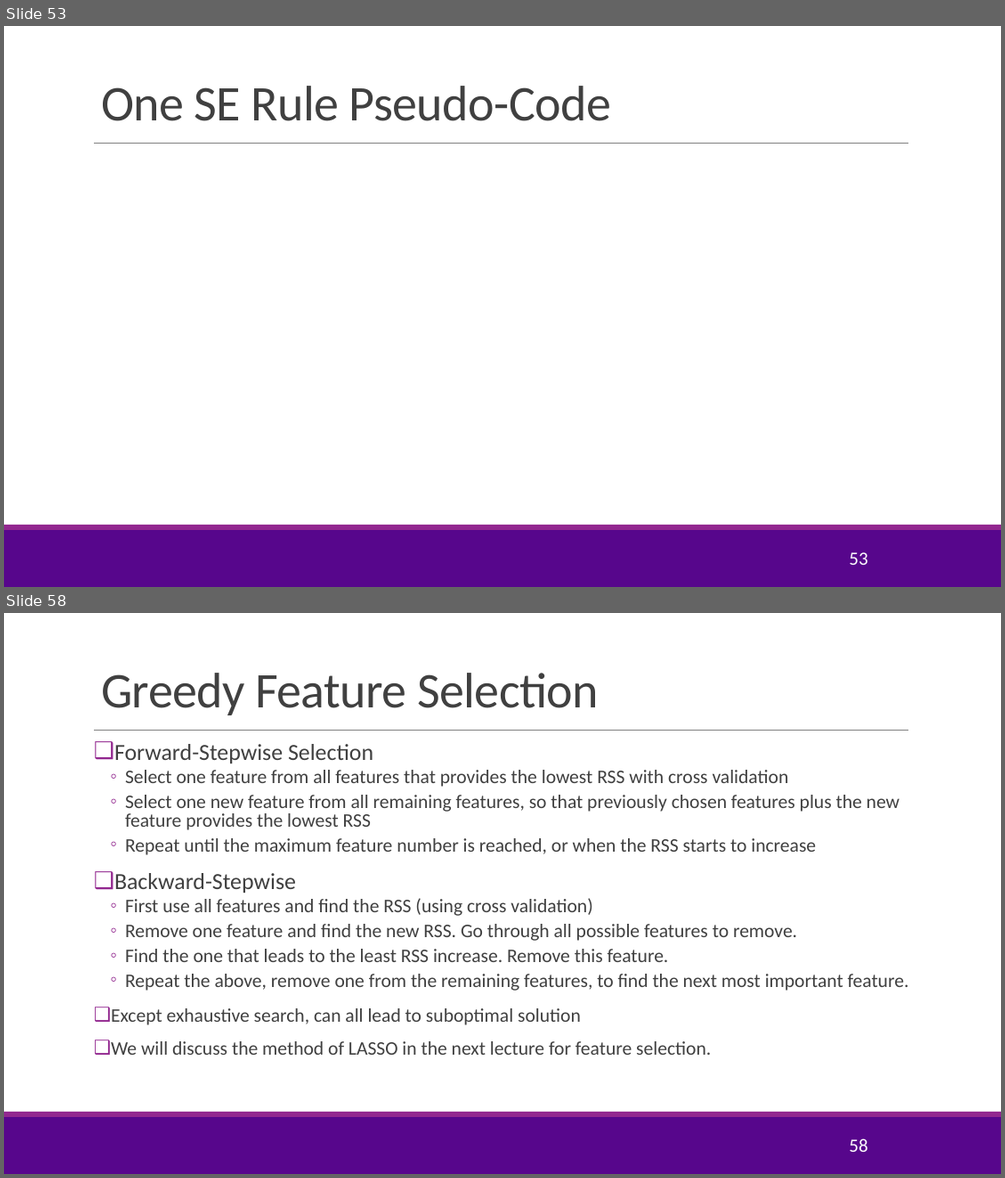
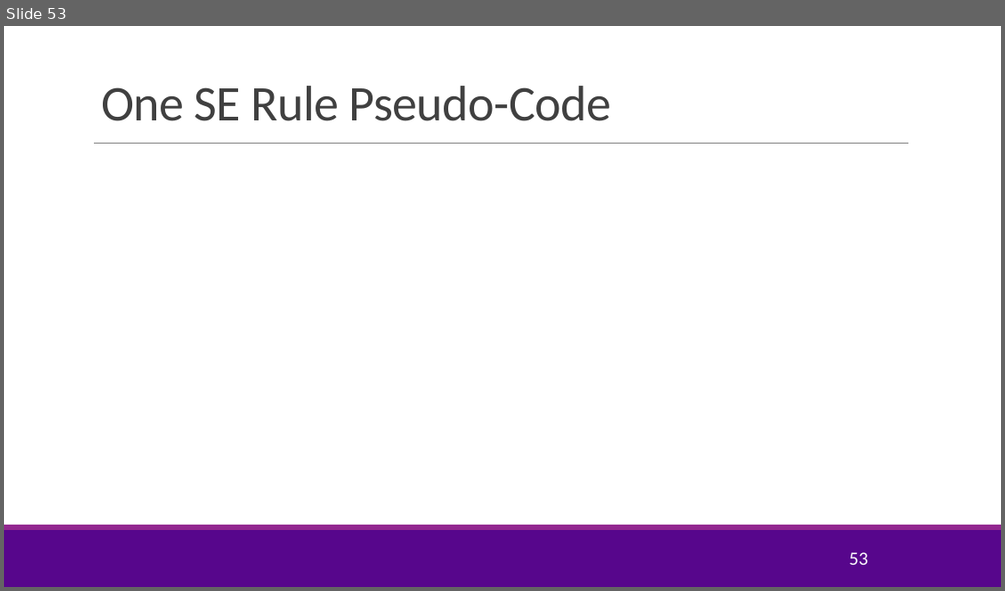
Before and after one commit to sdrangan/introml, a slide deck: lectures/Lect04_ModelSelection.pptx. Shown one above the other, each under a label of ours: slides 53 and 58 before the commit, slide 53 after it; the slides between them are not shown. The pictures are 1005x1178 and 1005x591 pixels, drawn with LibreOffice and Linux fonts; fonts in the diff are those of the drawing; grey boxes stand for pictures; background and template pictures are left out. Boxes give left, top, right and bottom in pixels: in the first picture for what was removed or moved away, otherwise in the second. Text is boxed around its words. In the diff, an @@ line names an element or a change of style, - is before the commit and + after.

```diff
--- a/lectures/Lect04_ModelSelection.pptx
+++ b/lectures/Lect04_ModelSelection.pptx
@@ slide 58 removed at box(4, 613, 1001, 1174), background #FFFFFF; not listed: 3 template elements that a slide beside it also shows @@
@@ title removed at box(101, 673, 599, 715) @@
-Greedy Feature Selection
@@ text removed at box(111, 744, 909, 1054) @@
-❑ Forward-Stepwise Selection
-  ◦ Select one feature from all features that provides the lowest RSS with cross validation
-  ◦ Select one new feature from all remaining features, so that previously chosen features plus the new feature provides the lowest RSS
-  ◦ Repeat until the maximum feature number is reached, or when the RSS starts to increase
-❑ Backward-Stepwise
-  ◦ First use all features and find the RSS (using cross validation)
-  ◦ Remove one feature and find the new RSS. Go through all possible features to remove.
-  ◦ Find the one that leads to the least RSS increase. Remove this feature.
-  ◦ Repeat the above, remove one from the remaining features, to find the next most important feature.
-❑ Except exhaustive search, can all lead to suboptimal solution
-❑ We will discuss the method of LASSO in the next lecture for feature selection.
@@ page number removed at box(849, 1138, 867, 1151) @@
-58
```
Also in this commit, not shown: 5 slides changed, 1 slide added, 5 other slides removed, 3 other files.
